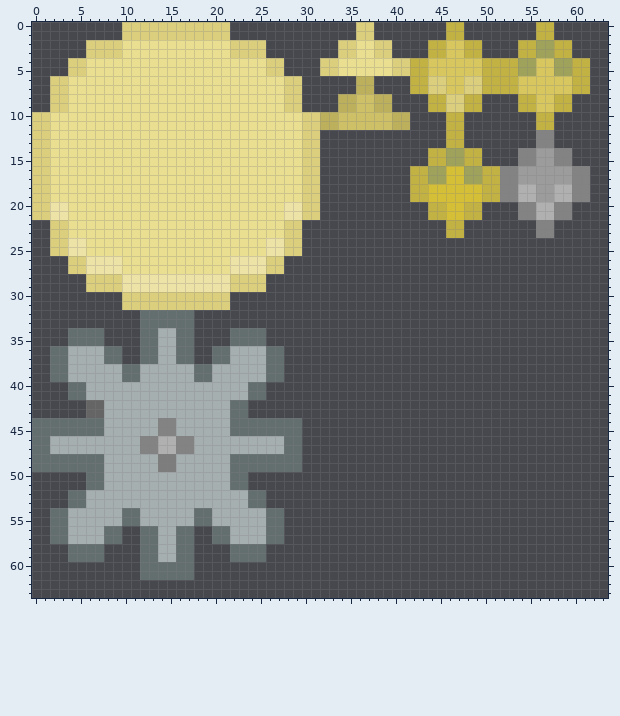
Pixel-art sprite -- assets/gui.png. That is the earlier state.
The file is 256x256 pixels, drawn in blocks of 4x4; one block is one cell here. Colours within 5 levels of each other are drawn and written as one.
The result:
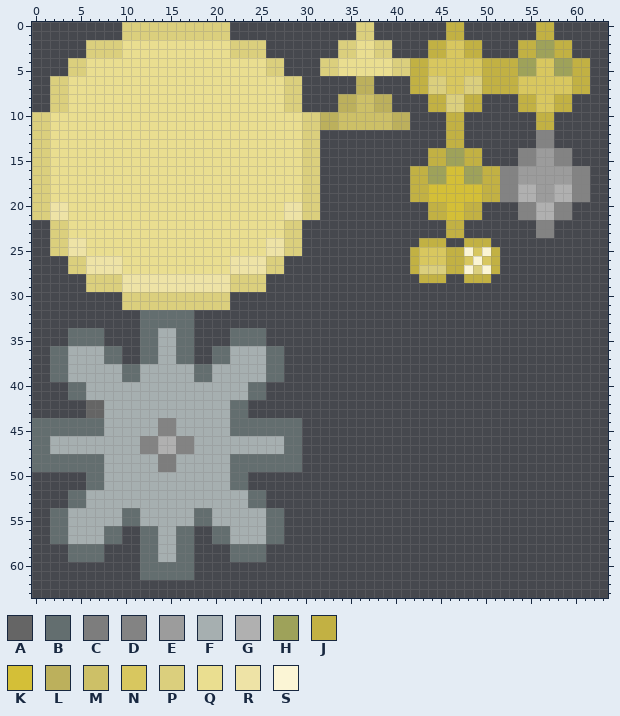
Palette (. is transparent): A #656565  B #636e6f  C #7d7d7d  D #838383  E #9c9c9c  F #a6afb0  G #b0b0b0  H #9ea25a  J #c2b143  K #d4bf37  L #bcb05c  M #cdc067  N #d8c75f  P #dbcf7d  Q #eade90  R #eee3a6  S #fbf5d5
Edits made:
y 24: x 43..45 ... -> JJJ; x 48..50 ... -> JJJ
y 25: x 42..51 .......... -> JNNNJJSNSJ
y 26: x 42..51 .......... -> JNNNJJNSNJ
y 27: x 42..51 .......... -> JPPPJJSPSJ
y 28: x 43..45 ... -> JJJ; x 48..50 ... -> JJJ
Changed places in both pictures, as pixel boxes (x1, y1, x2, y2):
added: (410, 238, 500, 283)
